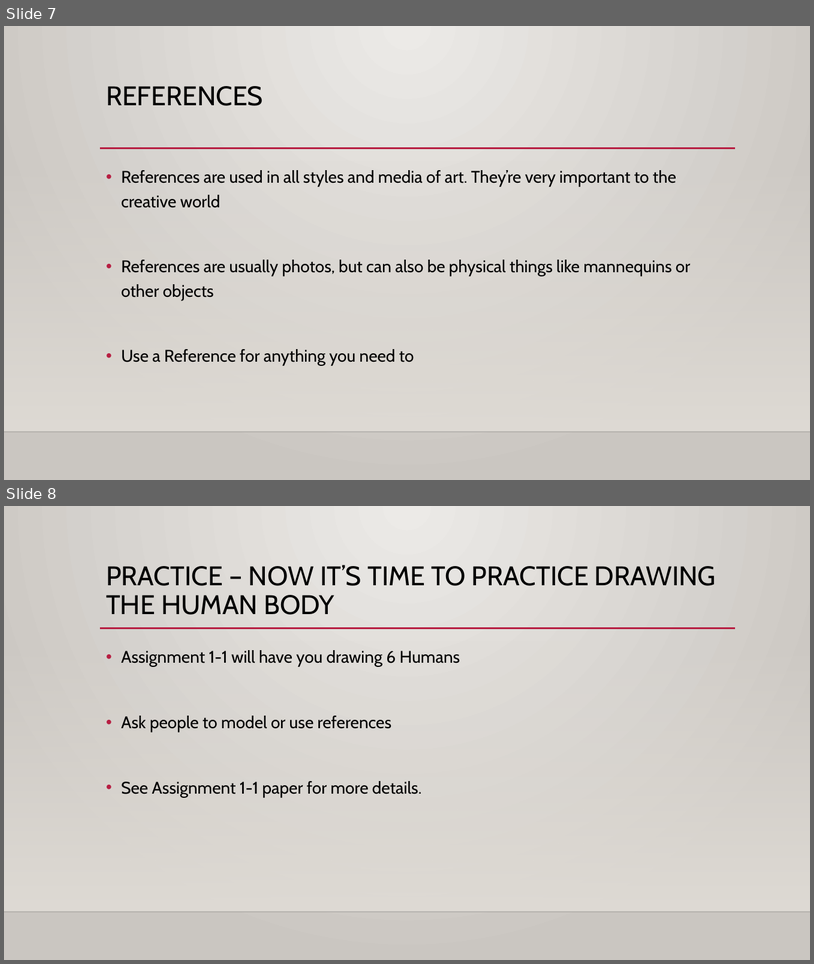
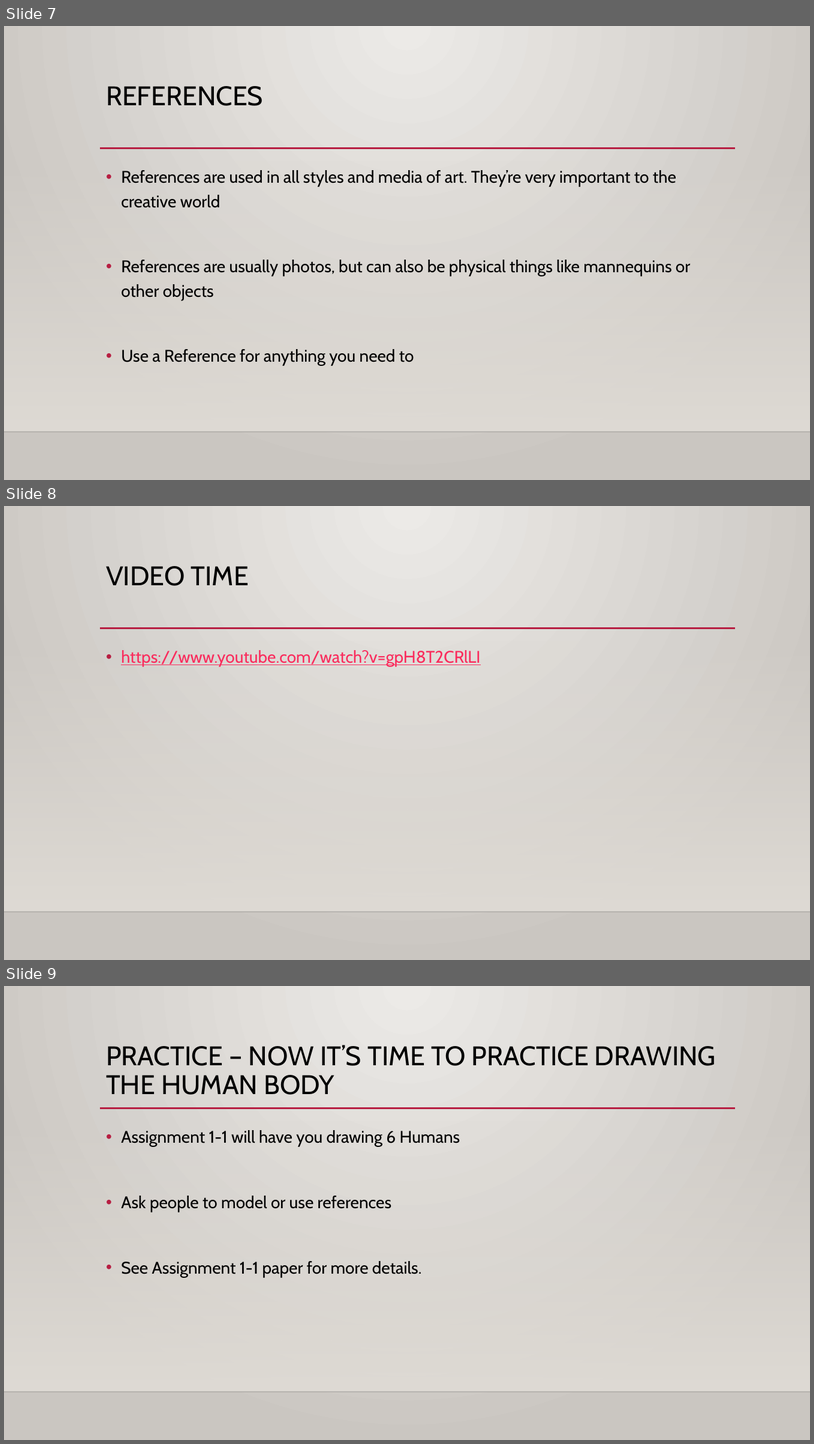
Before and after one commit to SammyKipp/FashionDesignCurriculum, a slide deck: Unit 1 - Figure Drawing and Illustration/Lesson 1.1.pptx. Shown one above the other, each under a label of ours: slides 7 and 8 before the commit, slides 7, 8 and 9 after it. The pictures are 814x964 and 814x1444 pixels, drawn with LibreOffice and Linux fonts; fonts in the diff are those of the drawing; background and template pictures are left out. Boxes give left, top, right and bottom in pixels: in the first picture for what was removed or moved away, otherwise in the second. Text is boxed around its words. In the diff, an @@ line names an element or a change of style, - is before the commit and + after.

Commit message:
added videos to lessons

```diff
--- a/Unit 1 - Figure Drawing and Illustration/Lesson 1.1.pptx
+++ b/Unit 1 - Figure Drawing and Illustration/Lesson 1.1.pptx
@@ slide 8 added at bbox=[4, 506, 810, 960], background gradient #ECEAE7 to #CAC7C1; not listed: 3 template elements that a slide beside it also shows @@
@@ title added at bbox=[106, 566, 249, 586], 32 pt, text #000000 @@
+VIDEO TIME
@@ text added at bbox=[121, 650, 480, 667], 20 pt, text #FA2B5C, underline @@
+• https://www.youtube.com/watch?v=gpH8T2CRlLI
@@ what was slide 8 is now slide 9 @@
```
Also in this commit, not shown: 2 other files.
